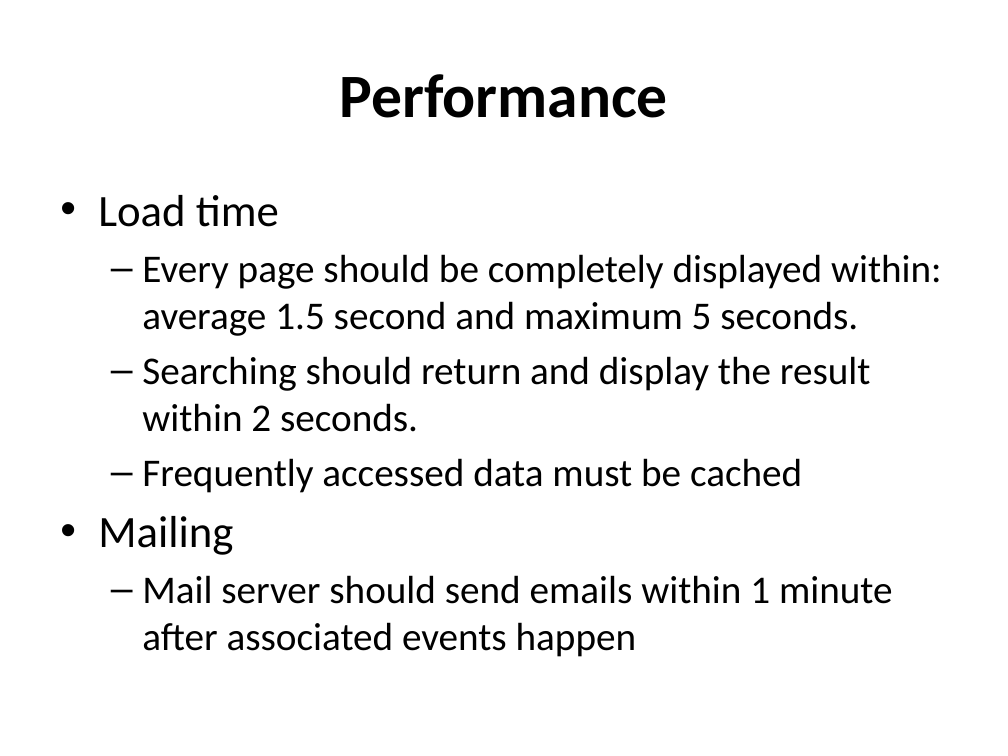
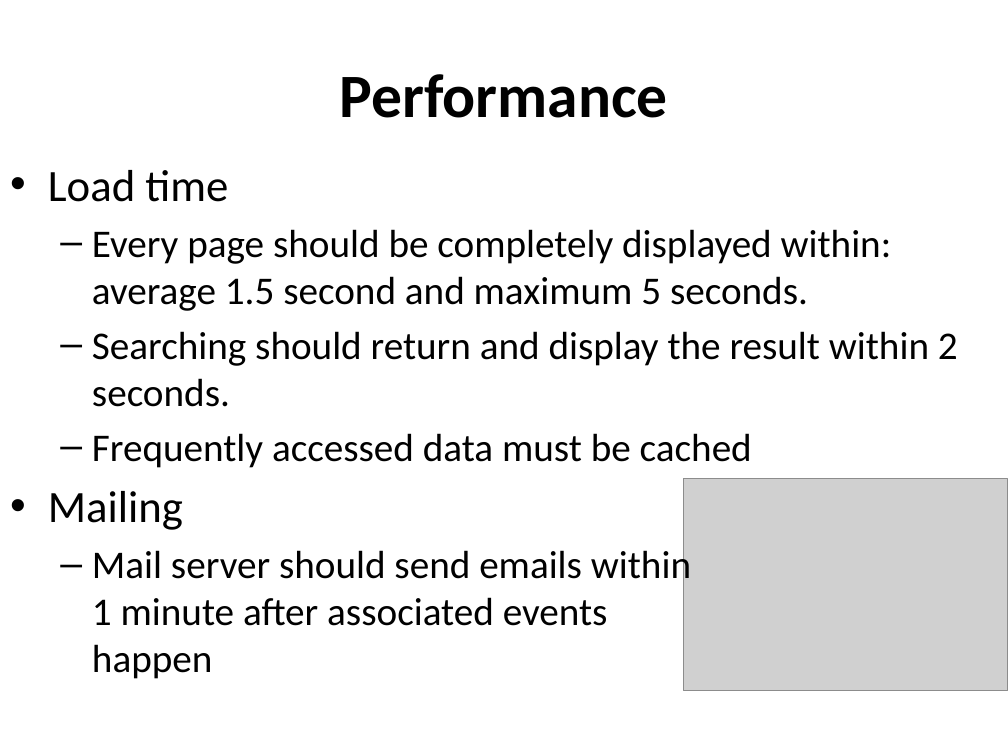
Before and after one commit to hungqcao/Rental-House-Finding, a slide deck: slide 11 of Document/Documentation/Final Document & Report/Non-functional Requirements.pptx (slide 10 before the commit). Drawn at 1008x756 pixels with LibreOffice and Linux fonts; fonts in the diff are those of the drawing; grey boxes stand for pictures. Boxes give left, top, right and bottom in pixels: in the first picture for what was removed or moved away, otherwise in the second. Text is boxed around its words. In the diff, an @@ line names an element or a change of style, - is before the commit and + after.

```diff
--- a/Document/Documentation/Final Document & Report/Non-functional Requirements.pptx
+++ b/Document/Documentation/Final Document & Report/Non-functional Requirements.pptx
@@ text "Load time" rewrapped from <box>98,195,942,657</box> to <box>48,170,958,679</box> @@
@@ picture added at <box>683,479,1008,690</box> @@
```
Also in this commit, not shown: 7 other slides changed, 1 slide added.
